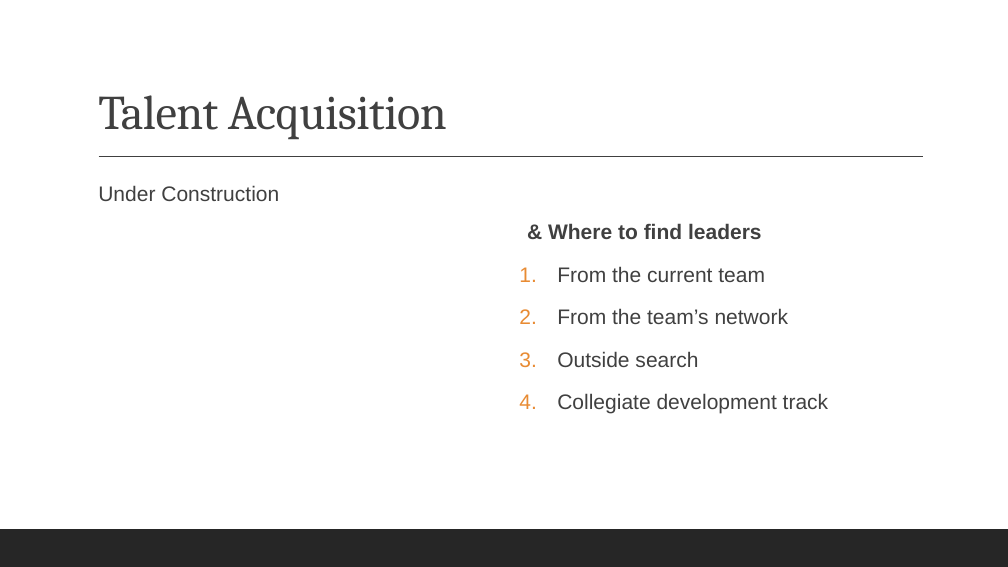
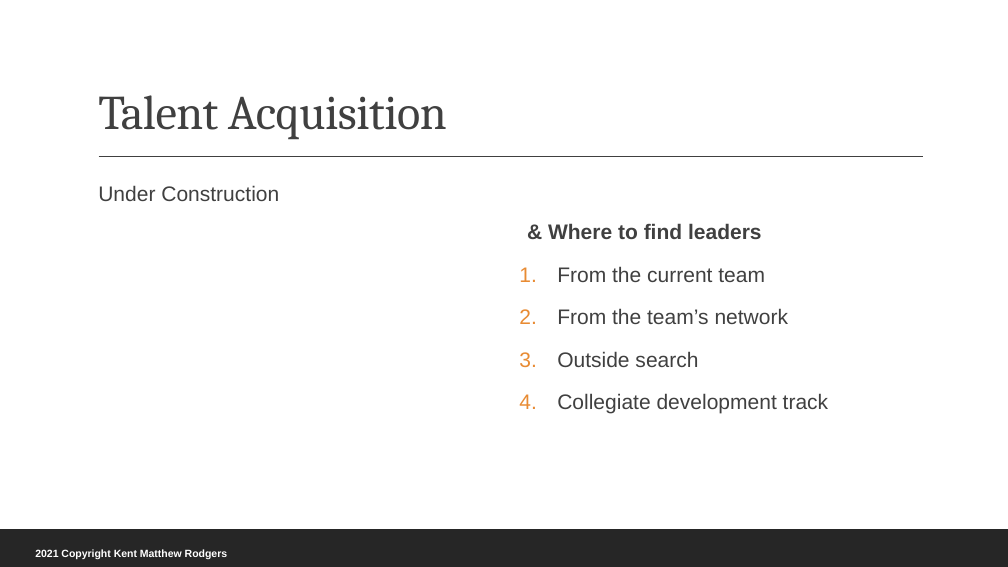
Before and after one commit to rodgerskent/package-delivery, a slide deck: slide 8 of 210112_PackageDelivery_Presentation.pptx. Drawn at 1008x567 pixels with LibreOffice and Linux fonts; fonts in the diff are those of the drawing. Boxes give left, top, right and bottom in pixels: in the first picture for what was removed or moved away, otherwise in the second. Text is boxed around its words. In the diff, an @@ line names an element or a change of style, - is before the commit and + after.

```diff
--- a/210112_PackageDelivery_Presentation.pptx
+++ b/210112_PackageDelivery_Presentation.pptx
@@ text added at (35,549,227,559), 10 pt, text #FFFFFF, bold @@
+2021 Copyright Kent Matthew Rodgers
```
Also in this commit, not shown: 2 other slides changed, 2 other files.
